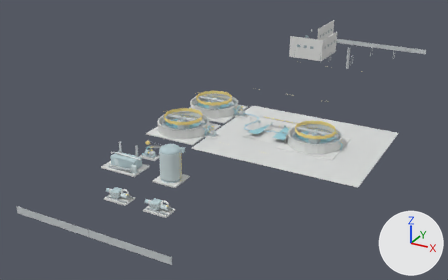
The glTF model examples/m1/assets/wastewater-plant/tiled/coarse/group-root/part-001/part-000/part-001.glb: old version first, new version second.
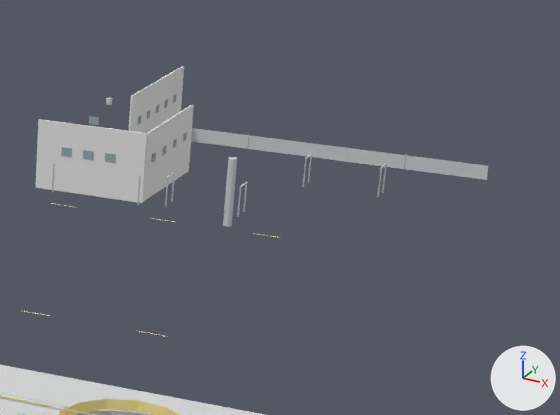
Each version is shown whole from a camera (50 mm lens) standing at (232.9, -194.9, 70.2) and looking at (147.0, -38.7, -7.9), then close up on the part from 62% to 100% of the width and 0% to 45% of the height. Lighting does not change. The marker at lower right points along +X, +Y and +Z. The first two pictures are the older version. Vertices at exactly the same position are counted once.

Names of what the first close-up shows: 'render-batch-1', 'render-batch-11', 'render-batch-13', 'render-batch-16', 'render-batch-7' and 5 more.
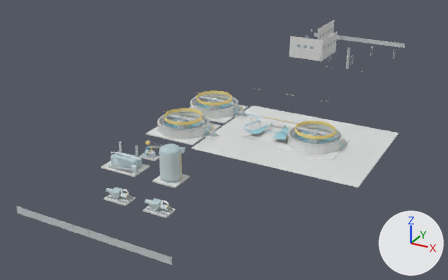
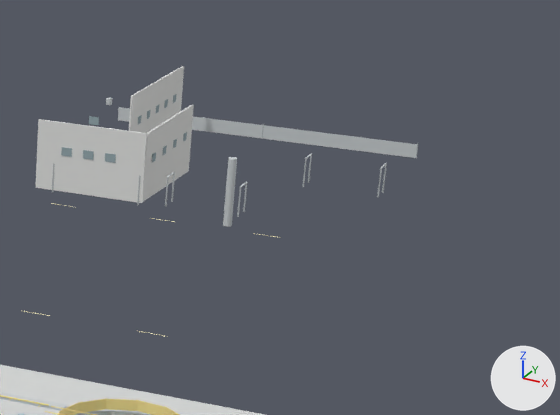
What changed in the scene script:
```text
Change me_mesh_7:
    used by ob_render_batch_7; location = (0.0, 0.0, 0.0)
    remove me_mesh_7.from_pydata(...)  # 312 vertices, 556 faces, 303 loose edges; spans x 135.0..186.0, y -112.0..62.0, z 0.0..10.0
    add me_mesh_7.from_pydata(...)  # 312 vertices, 556 faces, 303 loose edges; spans x 135.0..176.0, y -112.0..68.0, z 0.0..10.0
    me_mesh_7 part 1: the loose piece of 8 vertices spanning x 145.0..155.0, y 62.0, z 0.0..2.0 is moved by (-10.0, 6.0, 0.0)
    me_mesh_7 part 2: the loose piece of 8 vertices spanning x 155.0..166.0, y 62.0, z 0.0..2.0 is moved by (-10.0, 6.0, 0.0)
    me_mesh_7 part 3: the loose piece of 8 vertices spanning x 166.0..176.0, y 62.0, z 0.0..2.0 is moved by (-10.0, 6.0, 0.0)
    me_mesh_7 part 4: the loose piece of 8 vertices spanning x 176.0..186.0, y 62.0, z 0.0..2.0 is moved by (-10.0, 6.0, 0.0)
```

What differs and where, as boxes (x1, y1, x2, y2) in the close-ups (560 x 415 px; the box of a moved part takes in the faces that stretch with it):
'render-batch-7', reshaped
    before: (53, 98, 488, 227)
    after: (53, 98, 417, 227)
part 1 of me_mesh_7, moved or reshaped
    before: (191, 128, 248, 149)
    after: (118, 107, 130, 122)
part 2 of me_mesh_7, moved or reshaped
    before: (248, 136, 326, 159)
    after: (192, 117, 263, 138)
part 3 of me_mesh_7, moved or reshaped
    before: (325, 145, 405, 169)
    after: (263, 125, 339, 148)
part 4 of me_mesh_7, moved or reshaped
    before: (405, 155, 488, 180)
    after: (338, 135, 417, 158)
